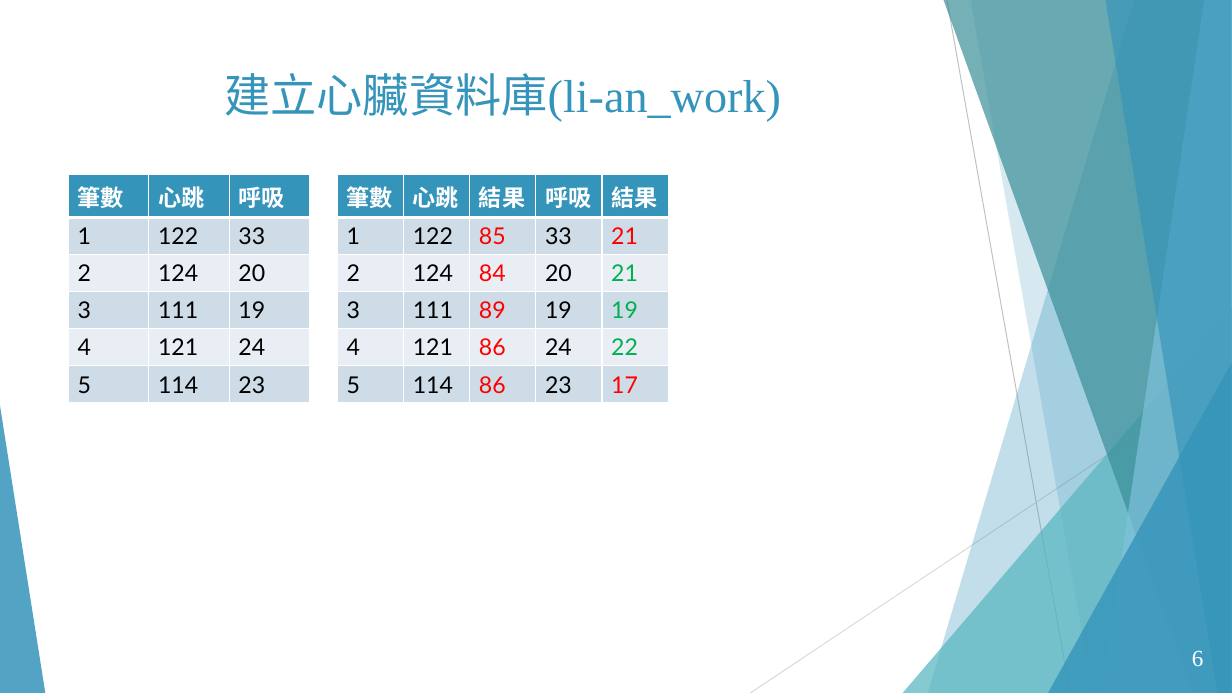
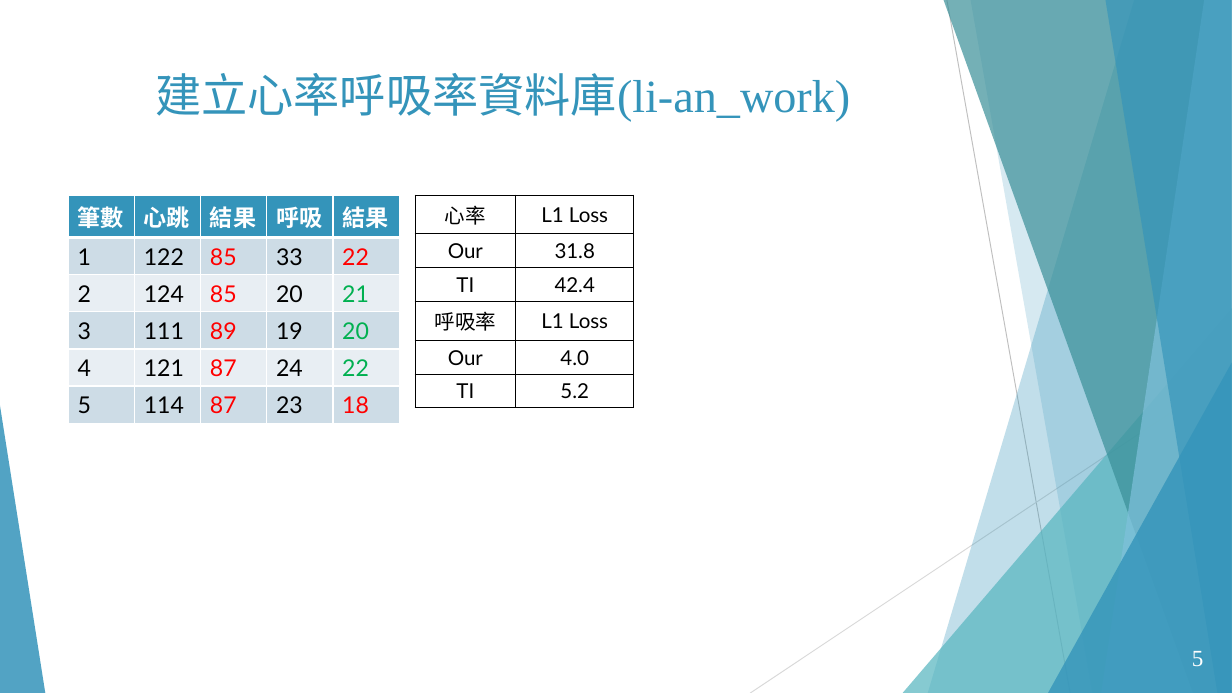
Before and after one commit to ananzeng/mmwave_vsd, a slide deck: slide 5 of 資料庫分析.pptx (slide 6 before the commit). Drawn at 1232x693 pixels with LibreOffice and Linux fonts; fonts in the diff are those of the drawing; background and template pictures are left out. Boxes give left, top, right and bottom in pixels: in the first picture for what was removed or moved away, otherwise in the second. Text is boxed around its words. In the diff, an @@ line names an element or a change of style, - is before the commit and + after.

```diff
--- a/資料庫分析.pptx
+++ b/資料庫分析.pptx
@@ title at [155, 73, 850, 122]: text changed @@
-建立心臟資料庫(li-an_work)
+建立心率呼吸率資料庫(li-an_work)
@@ table at [68, 195, 401, 418] @@
-row 2, column 5: 21
+row 2, column 5: 22
-row 3, column 3: 84
+row 3, column 3: 85
-row 4, column 5: 19
+row 4, column 5: 20
-row 5, column 3: 86
+row 5, column 3: 87
-row 6, column 3: 86
+row 6, column 3: 87
-row 6, column 5: 17
+row 6, column 5: 18
@@ table: place and size @@
-table at [337, 175, 670, 397]
+table at [68, 195, 401, 418]
@@ table at [415, 195, 634, 402] @@
-column 1: 筆數 | 1 | 2 | 3 | 4 | 5
-column 2: 心跳 | 122 | 124 | 111 | 121 | 114
-column 3: 呼吸 | 33 | 20 | 19 | 24 | 23
+column 1: 心率 | Our | TI | 呼吸率 | Our | TI
+column 2: L1 Loss | 31.8 | 42.4 | L1 Loss | 4.0 | 5.2
@@ table: place and size @@
-table at [68, 175, 310, 397]
+table at [415, 195, 634, 402]
@@ page number at [1192, 651, 1204, 666]: text changed @@
-6
+5
@@ page number at [1197, 651, 1204, 664]: text changed @@
-6
+5
```
Also in this commit, not shown: 10 other slides changed, 3 slides removed, 4 other files.
